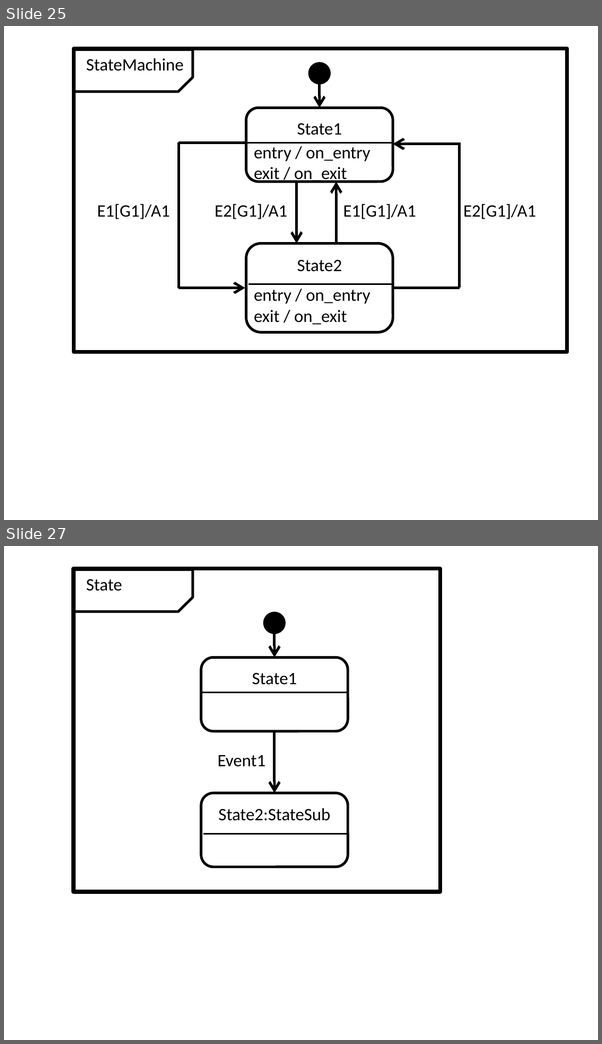
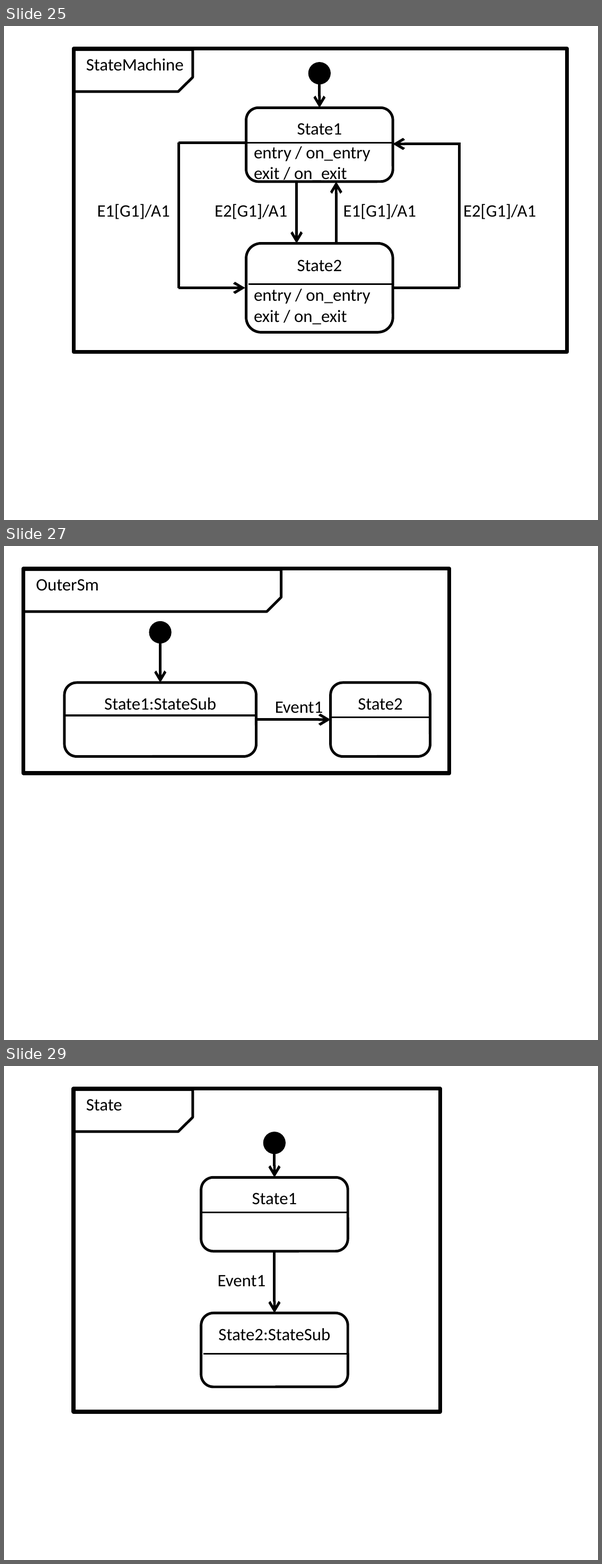
Before and after one commit to redboltz/cpp_sample, a slide deck: boost_training/msm/fig.pptx. Shown one above the other, each under a label of ours: slides 25 and 27 before the commit, slides 25, 27 and 29 after it; the slides between them are not shown. The pictures are 602x1044 and 602x1564 pixels, drawn with LibreOffice and Linux fonts; fonts in the diff are those of the drawing. Boxes give left, top, right and bottom in pixels: in the first picture for what was removed or moved away, otherwise in the second. Text is boxed around its words. In the diff, an @@ line names an element or a change of style, - is before the commit and + after.

```diff
--- a/boost_training/msm/fig.pptx
+++ b/boost_training/msm/fig.pptx
@@ slide 27 added at <box>4,546,598,1040</box>, background #FFFFFF @@
@@ rectangle added at <box>23,569,448,773</box>, outline #000000 2.25 pt @@
@@ snip rect added at <box>23,570,280,611</box>, outline #000000 1.5 pt @@
@@ text added at <box>36,579,99,591</box>, 10 pt, text #000000 @@
+OuterSm
@@ ellipse added at <box>150,622,170,642</box>, fill #000000, outline #000000 1.5 pt @@
@@ arrow added from (160, 642) to (160, 683), #000000 1.5 pt @@
@@ rounded rectangle added at <box>64,683,256,757</box>, outline #000000 1.5 pt, 10 pt, text #000000 @@
+State1:StateSub
@@ rounded rectangle added at <box>330,683,430,757</box>, outline #000000 1.5 pt, 10 pt, text #000000 @@
+State2
@@ text added at <box>275,701,323,717</box>, 10 pt, text #000000 @@
+Event1
@@ line added from (64, 716) to (256, 716), #000000 1 pt @@
@@ arrow added from (256, 719) to (330, 719), #000000 1.5 pt @@
@@ line added from (330, 718) to (430, 718), #000000 1 pt @@
@@ what was slide 27 is now slide 29 @@
```
Also in this commit, not shown: 1 slide changed, 1 other slide added.
